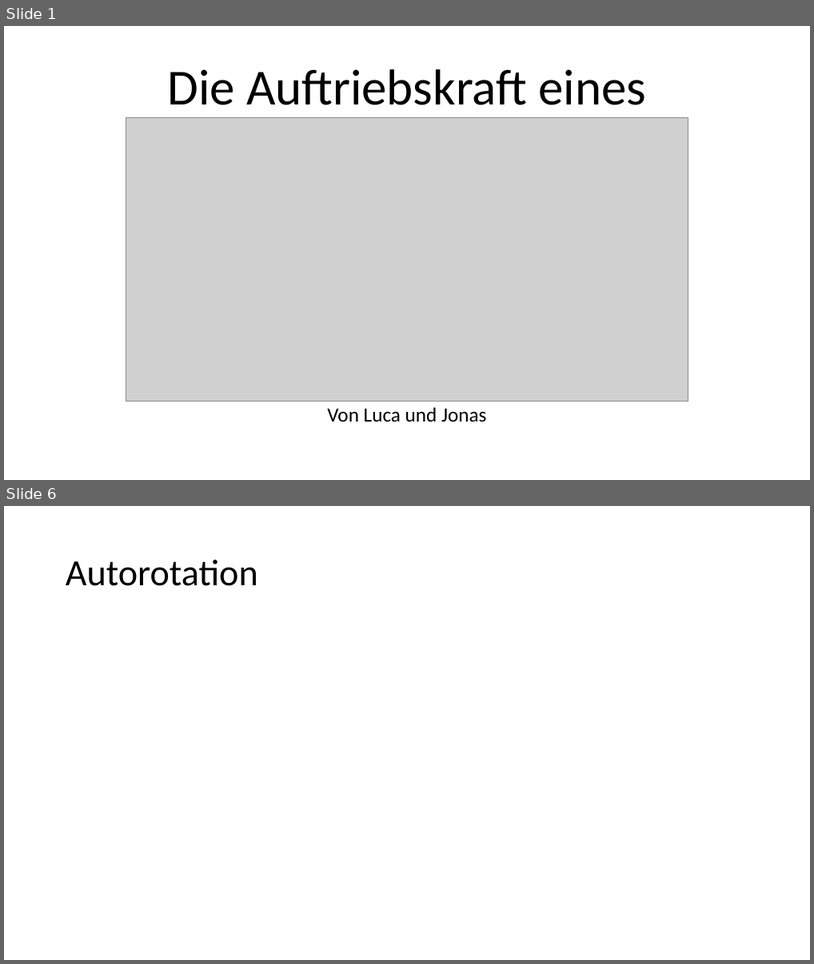
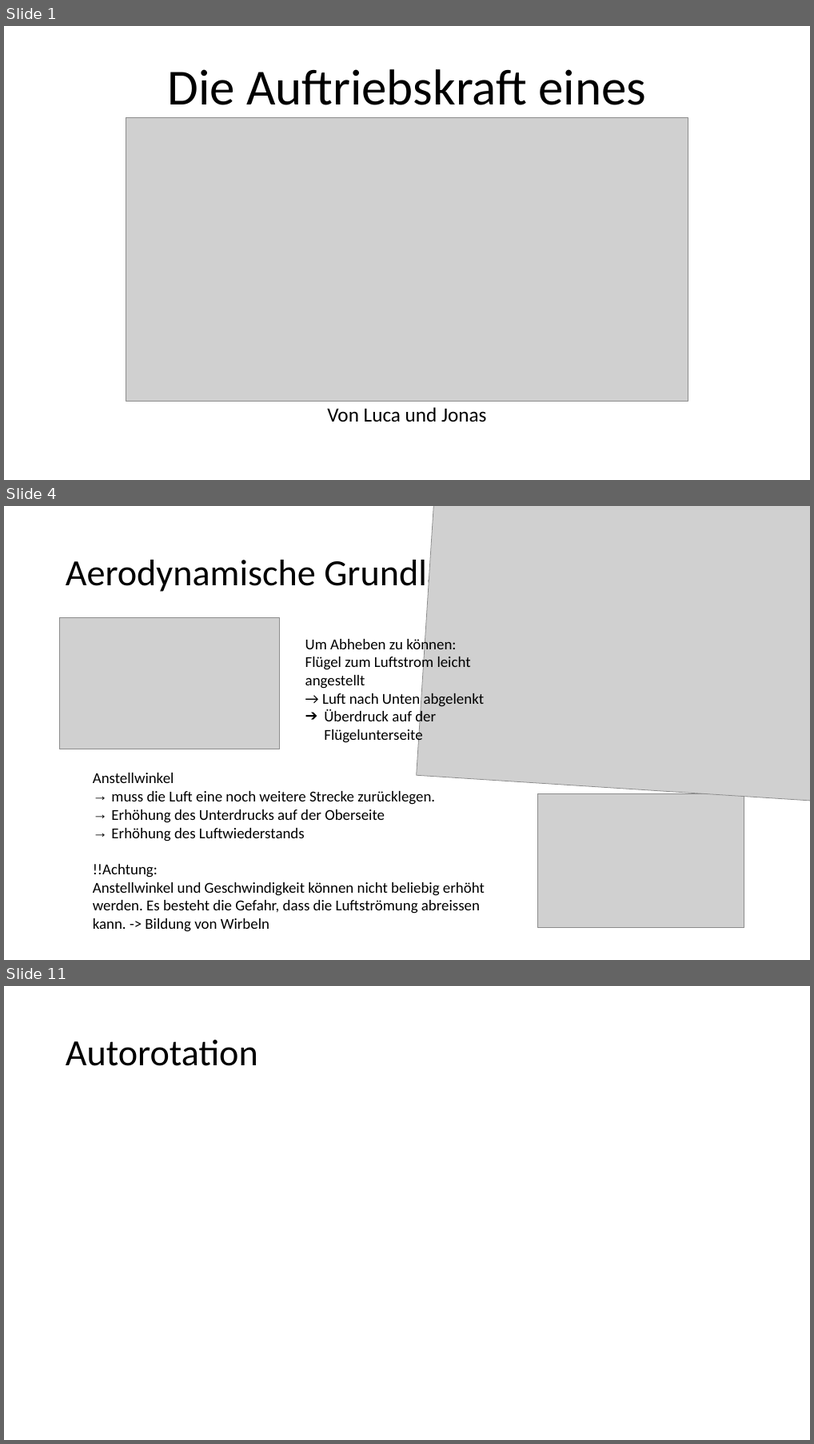
Before and after one commit to ProjectCollaberation/PhysikHelikopter, a slide deck: Powerpoint/Die Auftriebskraft eines Helikopters.pptx. Shown one above the other, each under a label of ours: slides 1 and 6 before the commit, slides 1, 4 and 11 after it; the slides between them are not shown. The pictures are 814x964 and 814x1444 pixels, drawn with LibreOffice and Linux fonts; fonts in the diff are those of the drawing; grey boxes stand for pictures. Boxes give left, top, right and bottom in pixels: in the first picture for what was removed or moved away, otherwise in the second. Text is boxed around its words. In the diff, an @@ line names an element or a change of style, - is before the commit and + after.

```diff
--- a/Powerpoint/Die Auftriebskraft eines Helikopters.pptx
+++ b/Powerpoint/Die Auftriebskraft eines Helikopters.pptx
@@ slide 4 added at (4,506,810,960), background #FFFFFF @@
@@ picture added at (417,506,810,828) @@
@@ title added at (66,555,499,595), 44 pt, text #000000 @@
+Aerodynamische Grundlagen
@@ picture added at (60,618,280,749) @@
@@ text added at (306,636,485,744), 18 pt, text #000000 @@
+Um Abheben zu können:
+Flügel zum Luftstrom leicht angestellt
+→ Luft nach Unten abgelenkt
+➔ Überdruck auf der Flügelunterseite
@@ text added at (93,772,485,932), 18 pt, text #000000 @@
+Anstellwinkel
+→ muss die Luft eine noch weitere Strecke zurücklegen.
+→ Erhöhung des Unterdrucks auf der Oberseite
+→ Erhöhung des Luftwiederstands
+!!Achtung:
+Anstellwinkel und Geschwindigkeit können nicht beliebig erhöht werden. Es besteht die Gefahr, dass die Luftströmung abreissen kann. -> Bildung von Wirbeln
@@ picture added at (538,793,745,927) @@
@@ what was slide 6 is now slide 11 @@
```
Also in this commit, not shown: 3 slides changed, 5 other slides added, 1 slide removed.
